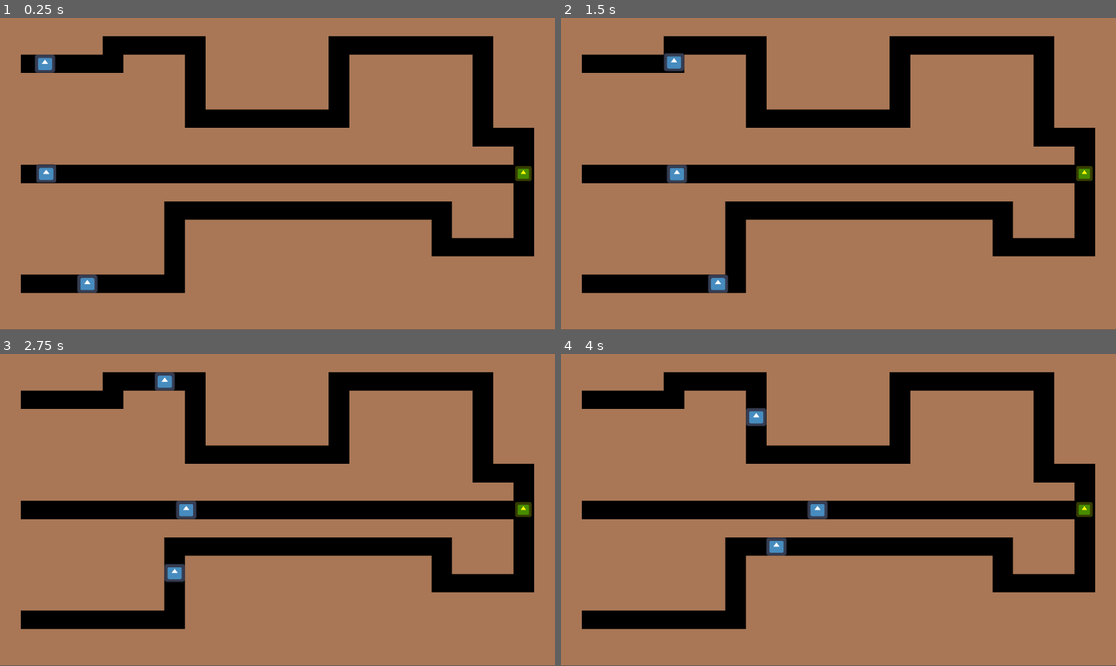
Above: before the commit, frames 1-4 (two rows, left to right).
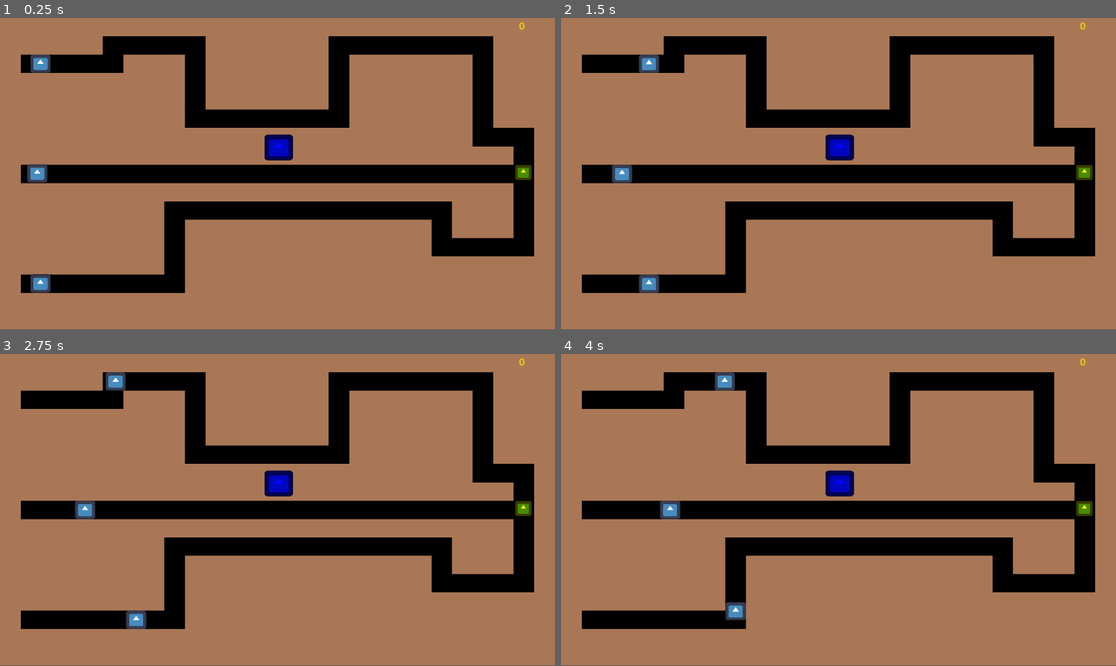
Above: after the commit, the same moments.

Repository: DanganRodri/TowerCommand
Game: Godot game, scene res://game.tscn
Same seed, same stepped clock (60 frames per second), same inputs: the game is played once before the commit and once after it. The engine's default icon, where the game draws it, is replaced by a stand-in: a white triangle on a blue panel in a dark square.
Inputs (mouse positions are in pixels of both pictures, inside the frame that each line leads up to):
- Up to frame 1 (0.25 s): no input
- Up to frame 2 (1.5 s): move the mouse to (960, 158) at 0.52 s; press the mouse at (960, 158) at 0.53 s; move the mouse to (727, 189) at 1.27 s; release the mouse at (727, 189) at 1.28 s; click (727, 189) at 1.35 s
- Up to frame 3 (2.75 s): move the mouse to (333, 441) at 2.02 s; press the mouse at (333, 441) at 2.03 s
- Up to frame 4 (4 s): move the mouse to (810, 572) at 2.77 s; release the mouse at (810, 572) at 2.78 s; click (810, 572) at 2.85 s; move the mouse to (1005, 556) at 3.52 s; press the mouse at (1005, 556) at 3.53 s

The runs differ from the first frame. In frame 1, 1.3% of the frame differs, in the area x 4-96%, y 1-89%; in frame 2, 1.8%; in frame 3, 1.8%, in the area x 13-96%, y 1-89%; in frame 4, 1.8%.

Commit message:
added turrets and wip turrets atk

Diff:
--- /dev/null
+++ b/entities/dps_turret.tscn
@@ -0,0 +1,33 @@
+[gd_scene load_steps=5 format=3 uid="uid://bft1br0dn1qqa"]
+
+[ext_resource type="Script" path="res://scripts/dps_turret.gd" id="1_xgn6f"]
+[ext_resource type="Texture2D" uid="uid://c2w1qfuscahvq" path="res://icon.svg" id="1_yawxu"]
+
+[sub_resource type="RectangleShape2D" id="RectangleShape2D_siseg"]
+size = Vector2(65, 61)
+
+[sub_resource type="CircleShape2D" id="CircleShape2D_dntdq"]
+radius = 175.0
+
+[node name="Dps Turret" type="StaticBody2D"]
+position = Vector2(27, 26)
+input_pickable = true
+script = ExtResource("1_xgn6f")
+
+[node name="Sprite2D" type="Sprite2D" parent="."]
+modulate = Color(0.639216, 0.0313726, 0.117647, 1)
+scale = Vector2(0.40625, 0.40625)
+texture = ExtResource("1_yawxu")
+metadata/_edit_lock_ = true
+
+[node name="CollisionShape2D" type="CollisionShape2D" parent="."]
+shape = SubResource("RectangleShape2D_siseg")
+metadata/_edit_lock_ = true
+
+[node name="Range" type="Area2D" parent="."]
+
+[node name="CollisionShape2D" type="CollisionShape2D" parent="Range"]
+shape = SubResource("CircleShape2D_dntdq")
+
+[connection signal="body_entered" from="Range" to="." method="_on_range_body_entered"]
+[connection signal="body_exited" from="Range" to="." method="_on_range_body_exited"]
--- /dev/null
+++ b/entities/enemy_basic.tscn
@@ -0,0 +1,19 @@
+[gd_scene load_steps=4 format=3 uid="uid://by4yhnfel8rw8"]
+
+[ext_resource type="Script" path="res://scripts/enemy_basic.gd" id="1_n31kb"]
+[ext_resource type="Texture2D" uid="uid://c2w1qfuscahvq" path="res://icon.svg" id="2_53gft"]
+
+[sub_resource type="RectangleShape2D" id="RectangleShape2D_feq2d"]
+size = Vector2(38, 38)
+
+[node name="Enemy Basic" type="CharacterBody2D"]
+script = ExtResource("1_n31kb")
+
+[node name="Sprite2D" type="Sprite2D" parent="."]
+scale = Vector2(0.25, 0.25)
+texture = ExtResource("2_53gft")
+metadata/_edit_lock_ = true
+
+[node name="CollisionShape2D" type="CollisionShape2D" parent="."]
+shape = SubResource("RectangleShape2D_feq2d")
+metadata/_edit_lock_ = true
--- /dev/null
+++ b/entities/enemy_speedy.tscn
@@ -0,0 +1,47 @@
+[gd_scene load_steps=7 format=3 uid="uid://csu7onqbvhwhd"]
+
+[ext_resource type="Script" path="res://scripts/enemy_speedy.gd" id="1_owtnb"]
+[ext_resource type="Texture2D" uid="uid://c2w1qfuscahvq" path="res://icon.svg" id="2_q2t72"]
+[ext_resource type="Script" path="res://scripts/shieldmamager.gd" id="3_k3slf"]
+[ext_resource type="Script" path="res://scripts/shield.gd" id="4_t0law"]
+
+[sub_resource type="RectangleShape2D" id="RectangleShape2D_feq2d"]
+size = Vector2(38, 38)
+
+[sub_resource type="RectangleShape2D" id="RectangleShape2D_bh65l"]
+
+[node name="Enemy Speedy" type="CharacterBody2D"]
+position = Vector2(49, 79)
+script = ExtResource("1_owtnb")
+
+[node name="Sprite2D" type="Sprite2D" parent="."]
+scale = Vector2(0.25, 0.25)
+texture = ExtResource("2_q2t72")
+metadata/_edit_lock_ = true
+
+[node name="CollisionShape2D" type="CollisionShape2D" parent="."]
+shape = SubResource("RectangleShape2D_feq2d")
+metadata/_edit_lock_ = true
+
+[node name="Shields" type="Area2D" parent="."]
+script = ExtResource("3_k3slf")
+
+[node name="CollisionShape2D" type="CollisionShape2D" parent="Shields"]
+position = Vector2(-29, -29)
+shape = SubResource("RectangleShape2D_bh65l")
+script = ExtResource("4_t0law")
+
+[node name="CollisionShape2D2" type="CollisionShape2D" parent="Shields"]
+position = Vector2(29, -29)
+shape = SubResource("RectangleShape2D_bh65l")
+script = ExtResource("4_t0law")
+
+[node name="CollisionShape2D3" type="CollisionShape2D" parent="Shields"]
+position = Vector2(-29, 29)
+shape = SubResource("RectangleShape2D_bh65l")
+script = ExtResource("4_t0law")
+
+[node name="CollisionShape2D4" type="CollisionShape2D" parent="Shields"]
+position = Vector2(29, 29)
+shape = SubResource("RectangleShape2D_bh65l")
+script = ExtResource("4_t0law")
--- /dev/null
+++ b/entities/enemy_tank.tscn
@@ -0,0 +1,28 @@
+[gd_scene load_steps=6 format=3 uid="uid://dhxphl8er2710"]
+
+[ext_resource type="Script" path="res://scripts/enemy_tank.gd" id="1_2b0qn"]
+[ext_resource type="Texture2D" uid="uid://c2w1qfuscahvq" path="res://icon.svg" id="2_nko0o"]
+[ext_resource type="Script" path="res://scripts/barrier.gd" id="3_a724s"]
+
+[sub_resource type="RectangleShape2D" id="RectangleShape2D_feq2d"]
+size = Vector2(38, 38)
+
+[sub_resource type="RectangleShape2D" id="RectangleShape2D_45mvs"]
+size = Vector2(186, 182)
+
+[node name="Enemy Tank" type="CharacterBody2D"]
+position = Vector2(51, 271)
+script = ExtResource("1_2b0qn")
+
+[node name="Sprite2D" type="Sprite2D" parent="."]
+scale = Vector2(0.25, 0.25)
+texture = ExtResource("2_nko0o")
+metadata/_edit_lock_ = true
+
+[node name="CollisionShape2D" type="CollisionShape2D" parent="."]
+shape = SubResource("RectangleShape2D_feq2d")
+metadata/_edit_lock_ = true
+
+[node name="CollisionShape2D2" type="CollisionShape2D" parent="."]
+shape = SubResource("RectangleShape2D_45mvs")
+script = ExtResource("3_a724s")
--- /dev/null
+++ b/entities/primary_weapon.tscn
@@ -0,0 +1,12 @@
+[gd_scene load_steps=2 format=3 uid="uid://com1u85x7sy52"]
+
+[ext_resource type="Script" path="res://scripts/weapon.gd" id="1_3yq32"]
+
+[node name="PrimaryWeapon" type="Node2D"]
+position = Vector2(-148, 98)
+script = ExtResource("1_3yq32")
+
+[node name="PrimaryCooldown" type="Timer" parent="."]
+one_shot = true
+
+[connection signal="timeout" from="PrimaryCooldown" to="." method="_on_primary_cooldown_timeout"]
--- /dev/null
+++ b/entities/tower.tscn
@@ -0,0 +1,22 @@
+[gd_scene load_steps=4 format=3 uid="uid://6qw84vv1brxl"]
+
+[ext_resource type="Script" path="res://scripts/tower.gd" id="1_rwlwh"]
+[ext_resource type="Texture2D" uid="uid://c2w1qfuscahvq" path="res://icon.svg" id="2_07lcx"]
+
+[sub_resource type="RectangleShape2D" id="RectangleShape2D_1wjb2"]
+
+[node name="StaticBody2D" type="StaticBody2D"]
+position = Vector2(815, 270)
+script = ExtResource("1_rwlwh")
+
+[node name="Sprite2D" type="Sprite2D" parent="."]
+modulate = Color(1, 1, 0, 1)
+self_modulate = Color(1, 1, 0, 1)
+position = Vector2(0, -0.5)
+scale = Vector2(0.203125, 0.210938)
+texture = ExtResource("2_07lcx")
+metadata/_edit_lock_ = true
+
+[node name="CollisionShape2D" type="CollisionShape2D" parent="."]
+shape = SubResource("RectangleShape2D_1wjb2")
+metadata/_edit_lock_ = true
--- /dev/null
+++ b/entities/turret.tscn
@@ -0,0 +1,24 @@
+[gd_scene load_steps=4 format=3 uid="uid://hvvnfjpmdhwo"]
+
+[ext_resource type="Script" path="res://scripts/blank_turret.gd" id="1_4o1ll"]
+[ext_resource type="Texture2D" uid="uid://c2w1qfuscahvq" path="res://icon.svg" id="1_yj1l2"]
+
+[sub_resource type="RectangleShape2D" id="RectangleShape2D_siseg"]
+size = Vector2(65, 61)
+
+[node name="Blank Turret" type="StaticBody2D"]
+position = Vector2(27, 26)
+input_pickable = true
+script = ExtResource("1_4o1ll")
+
+[node name="Sprite2D" type="Sprite2D" parent="."]
+modulate = Color(0, 0.0352941, 1, 1)
+scale = Vector2(0.40625, 0.40625)
+texture = ExtResource("1_yj1l2")
+metadata/_edit_lock_ = true
+
+[node name="CollisionShape2D" type="CollisionShape2D" parent="."]
+shape = SubResource("RectangleShape2D_siseg")
+metadata/_edit_lock_ = true
+
+[connection signal="input_event" from="." to="." method="_on_input_event"]
--- a/game.tscn
+++ b/game.tscn
@@ -1,17 +1,15 @@
-[gd_scene load_steps=19 format=3 uid="uid://kli56l5wifew"]
+[gd_scene load_steps=13 format=3 uid="uid://kli56l5wifew"]
 
-[ext_resource type="Script" path="res://scripts/enemy_basic.gd" id="1_7mn0m"]
 [ext_resource type="Script" path="res://scripts/game.gd" id="1_xcrxx"]
 [ext_resource type="Script" path="res://scripts/TileMap.gd" id="2_m7nva"]
-[ext_resource type="Texture2D" uid="uid://c2w1qfuscahvq" path="res://icon.svg" id="2_oomhc"]
-[ext_resource type="Script" path="res://scripts/enemy_tank.gd" id="3_l44kk"]
+[ext_resource type="PackedScene" uid="uid://by4yhnfel8rw8" path="res://entities/enemy_basic.tscn" id="4_jp2g2"]
+[ext_resource type="PackedScene" uid="uid://dhxphl8er2710" path="res://entities/enemy_tank.tscn" id="5_4aoqd"]
 [ext_resource type="Texture2D" uid="uid://bucje24pdr4dv" path="res://tileprueba.png" id="5_e5xui"]
-[ext_resource type="Script" path="res://scripts/enemy_speedy.gd" id="6_43sbu"]
-[ext_resource type="Script" path="res://scripts/weapon.gd" id="7_adbpj"]
-[ext_resource type="Script" path="res://scripts/barrier.gd" id="7_ldcq1"]
-[ext_resource type="Script" path="res://scripts/shieldmamager.gd" id="9_6sjlg"]
-[ext_resource type="Script" path="res://scripts/shield.gd" id="10_p0ywg"]
-[ext_resource type="Script" path="res://scripts/tower.gd" id="12_xnteq"]
+[ext_resource type="PackedScene" uid="uid://csu7onqbvhwhd" path="res://entities/enemy_speedy.tscn" id="6_v6po8"]
+[ext_resource type="PackedScene" uid="uid://com1u85x7sy52" path="res://entities/primary_weapon.tscn" id="7_jppf1"]
+[ext_resource type="PackedScene" uid="uid://6qw84vv1brxl" path="res://entities/tower.tscn" id="8_ri4xi"]
+[ext_resource type="Script" path="res://scripts/Gold.gd" id="13_3i5qu"]
+[ext_resource type="PackedScene" uid="uid://hvvnfjpmdhwo" path="res://entities/turret.tscn" id="14_cdrpe"]
 
 [sub_resource type="TileSetAtlasSource" id="TileSetAtlasSource_n5epq"]
 texture = ExtResource("5_e5xui")
@@ -26,16 +24,6 @@
 custom_data_layer_0/type = 4
 sources/0 = SubResource("TileSetAtlasSource_n5epq")
 
-[sub_resource type="RectangleShape2D" id="RectangleShape2D_feq2d"]
-size = Vector2(38, 38)
-
-[sub_resource type="RectangleShape2D" id="RectangleShape2D_45mvs"]
-size = Vector2(186, 182)
-
-[sub_resource type="RectangleShape2D" id="RectangleShape2D_bh65l"]
-
-[sub_resource type="RectangleShape2D" id="RectangleShape2D_1wjb2"]
-
 [node name="Game" type="Node"]
 script = ExtResource("1_xcrxx")
 
@@ -46,97 +34,30 @@
 layer_0/tile_data = PackedInt32Array(0, 0, 0, 65536, 0, 0, 131072, 0, 0, 196608, 0, 0, 262144, 0, 0, 327680, 0, 0, 3932 …(6621 unchanged characters)…
 script = ExtResource("2_m7nva")
 
-[node name="Enemy Basic" type="CharacterBody2D" parent="."]
-position = Vector2(115, 464)
-script = ExtResource("1_7mn0m")
-
-[node name="Sprite2D" type="Sprite2D" parent="Enemy Basic"]
-scale = Vector2(0.25, 0.25)
-texture = ExtResource("2_oomhc")
-metadata/_edit_lock_ = true
-
-[node name="CollisionShape2D" type="CollisionShape2D" parent="Enemy Basic"]
-shape = SubResource("RectangleShape2D_feq2d")
-
-[node name="Enemy Tank" type="CharacterBody2D" parent="."]
-position = Vector2(51, 271)
-script = ExtResource("3_l44kk")
-
-[node name="Sprite2D" type="Sprite2D" parent="Enemy Tank"]
-scale = Vector2(0.25, 0.25)
-texture = ExtResource("2_oomhc")
-metadata/_edit_lock_ = true
-
-[node name="CollisionShape2D" type="CollisionShape2D" parent="Enemy Tank"]
-shape = SubResource("RectangleShape2D_feq2d")
-metadata/_edit_lock_ = true
-
-[node name="CollisionShape2D2" type="CollisionShape2D" parent="Enemy Tank"]
-shape = SubResource("RectangleShape2D_45mvs")
-script = ExtResource("7_ldcq1")
-
-[node name="Enemy Speedy" type="CharacterBody2D" parent="."]
-position = Vector2(49, 79)
-script = ExtResource("6_43sbu")
-
-[node name="Sprite2D" type="Sprite2D" parent="Enemy Speedy"]
-scale = Vector2(0.25, 0.25)
-texture = ExtResource("2_oomhc")
-metadata/_edit_lock_ = true
-
-[node name="CollisionShape2D" type="CollisionShape2D" parent="Enemy Speedy"]
-shape = SubResource("RectangleShape2D_feq2d")
-metadata/_edit_lock_ = true
-
-[node name="Shields" type="Area2D" parent="Enemy Speedy"]
-script = ExtResource("9_6sjlg")
-
-[node name="CollisionShape2D" type="CollisionShape2D" parent="Enemy Speedy/Shields"]
-position = Vector2(-29, -29)
-shape = SubResource("RectangleShape2D_bh65l")
-script = ExtResource("10_p0ywg")
-
-[node name="CollisionShape2D2" type="CollisionShape2D" parent="Enemy Speedy/Shields"]
-position = Vector2(29, -29)
-shape = SubResource("RectangleShape2D_bh65l")
-script = ExtResource("10_p0ywg")
-
-[node name="CollisionShape2D3" type="CollisionShape2D" parent="Enemy Speedy/Shields"]
-position = Vector2(-29, 29)
-shape = SubResource("RectangleShape2D_bh65l")
-script = ExtResource("10_p0ywg")
-
-[node name="CollisionShape2D4" type="CollisionShape2D" parent="Enemy Speedy/Shields"]
-position = Vector2(29, 29)
-shape = SubResource("RectangleShape2D_bh65l")
-script = ExtResource("10_p0ywg")
+[node name="Gold" type="Label" parent="."]
+offset_left = 808.0
+offset_top = 2.0
+offset_right = 848.0
+offset_bottom = 25.0
+script = ExtResource("13_3i5qu")
 
 [node name="Camera2D" type="Camera2D" parent="."]
 anchor_mode = 0
 zoom = Vector2(1.333, 1.19)
 
-[node name="PrimaryWeapon" type="Node2D" parent="."]
-script = ExtResource("7_adbpj")
+[node name="Enemy Basic" parent="." instance=ExtResource("4_jp2g2")]
+position = Vector2(49, 463)
 
-[node name="PrimaryCooldown" type="Timer" parent="PrimaryWeapon"]
-one_shot = true
+[node name="Enemy Tank" parent="." instance=ExtResource("5_4aoqd")]
 
-[node name="SecondaryWeapeon" type="Node2D" parent="."]
+[node name="Enemy Speedy" parent="." instance=ExtResource("6_v6po8")]
 
-[node name="SecondaryCooldown" type="Timer" parent="SecondaryWeapeon"]
+[node name="PrimaryWeapon" parent="." instance=ExtResource("7_jppf1")]
 
-[node name="StaticBody2D" type="StaticBody2D" parent="."]
-position = Vector2(815, 272)
-script = ExtResource("12_xnteq")
+[node name="StaticBody2D" parent="." instance=ExtResource("8_ri4xi")]
 
-[node name="Sprite2D" type="Sprite2D" parent="StaticBody2D"]
-modulate = Color(1, 1, 0, 1)
-self_modulate = Color(1, 1, 0, 1)
-position = Vector2(0, -0.5)
-scale = Vector2(0.203125, 0.210938)
-texture = ExtResource("2_oomhc")
+[node name="Turrets" type="Node" parent="."]
 
-[node name="CollisionShape2D" type="CollisionShape2D" parent="StaticBody2D"]
-shape = SubResource("RectangleShape2D_1wjb2")
-
-[connection signal="timeout" from="PrimaryWeapon/PrimaryCooldown" to="PrimaryWeapon" method="_on_primary_cooldown_timeout"]
+[node name="Turret" parent="Turrets" instance=ExtResource("14_cdrpe")]
+position = Vector2(434, 226)
+scale = Vector2(0.859979, 0.859979)
--- /dev/null
+++ b/scripts/Gold.gd
@@ -0,0 +1,9 @@
+extends Label
+
+var gold = 0
+
+func _ready():
+	self.modulate = Color(1, 0.85, 0)
+
+func _process(delta):
+	self.text= str(gold)
--- /dev/null
+++ b/scripts/blank_turret.gd
@@ -0,0 +1,13 @@
+extends Turret
+
+class_name BlankTurret
+
+func _on_input_event(viewport, event, shape_idx):
+	if event is InputEventMouseButton and event.button_mask == 1:
+		# Lógica para instanciar la escena en la posición del nodo
+		var new_turret = load("res://entities/dps_turret.tscn").instantiate()
+		var root_node = get_parent().get_parent()
+		root_node.get_node("Turrets").add_child(new_turret)
+		new_turret.global_position = global_position
+		# Luego de instanciar la escena, elimina este nodo
+		queue_free()
--- /dev/null
+++ b/scripts/dps_turret.gd
@@ -0,0 +1,3 @@
+extends Turret
+
+class_name DpsTurret
--- a/scripts/enemy.gd
+++ b/scripts/enemy.gd
@@ -7,20 +7,22 @@
 var current_path: Array[Vector2i]
 var target: Vector2
 
-var type = "Basic"
-var hp = 3.0
-var speed = 1.5
-var maxSpeed = 150
-var color = Color()
-var damageTimer = 0
+var type : String = "Basic"
+var hp : float = 3.0
+var speed : float = 1.5
+var maxSpeed : int = 150
+var color : Color = Color()
+var damageTimer : int = 0
 var inmune : bool = false
+var gold : int = 10
 
-func _init(_type, _hp, _speed,_maxSpeed,_inmune) -> void:
+func _init(_type, _hp, _speed,_maxSpeed,_inmune, gold) -> void:
 	self.type = _type
 	self.hp = _hp
-	self.speed = speed
+	self.speed = _speed
 	self.maxSpeed = _maxSpeed
 	self.inmune = _inmune
+	self.gold = gold
 
 func get_route():
 	current_path = tilemap.graph.get_id_path(
@@ -47,6 +49,8 @@
 func _process(delta):
 
 	if checkIfDead():
+		var game = get_parent()
+		game.gold = game.gold + self.gold
 		self.queue_free()
 		pass
 
--- a/scripts/enemy_basic.gd
+++ b/scripts/enemy_basic.gd
@@ -3,4 +3,4 @@
 class_name Basic
 
 func _init():
-	super._init("Basic", 3, 1, 150,false)
+	super._init("Basic", 3, 1, 150,false, 10)
--- a/scripts/enemy_speedy.gd
+++ b/scripts/enemy_speedy.gd
@@ -3,4 +3,4 @@
 class_name Speedy
 
 func _init():
-	super._init("Speedy", 1, 5, 300,true)
+	super._init("Speedy", 1, 1, 300, true, 3)
--- a/scripts/enemy_tank.gd
+++ b/scripts/enemy_tank.gd
@@ -3,4 +3,4 @@
 class_name Tank
 
 func _init():
-	super._init("Tank", 10, 0.5, 100,false)
+	super._init("Tank", 10, 0.5, 100,false,17)
--- a/scripts/game.gd
+++ b/scripts/game.gd
@@ -6,6 +6,7 @@
 var tanks = []
 var speedies = []
 var towers = []
+var gold : int = 0
 
 var primaryWeapon: Weapon
 var secondaryWeapon: Weapon
@@ -46,6 +47,9 @@
 		if node is StaticBody2D:
 			towers.append(node)
 
+		if node is Label:
+			node.gold = self.gold
+
 
 func get_all_enemies():
 	if enemies.size() == 0:
--- /dev/null
+++ b/scripts/turret.gd
@@ -0,0 +1,28 @@
+extends StaticBody2D
+
+class_name Turret
+
+#Stats of the tower
+
+var map_node
+var enemy_in_sight = []
+
+var atk_speed : float = 0.0
+var damage : int = 0
+var def_pen : int = 0
+var range : float = 170.0
+
+
+func _ready():
+	if not self is BlankTurret:
+		self.get_node("Range/CollisionShape2D").get_shape().radius = range
+
+
+
+func _on_range_body_entered(body):
+	if body is CharacterBody2D:
+		enemy_in_sight.append(body)
+		print(enemy_in_sight)
+
+func _on_range_body_exited(body):
+	enemy_in_sight.erase(body)
